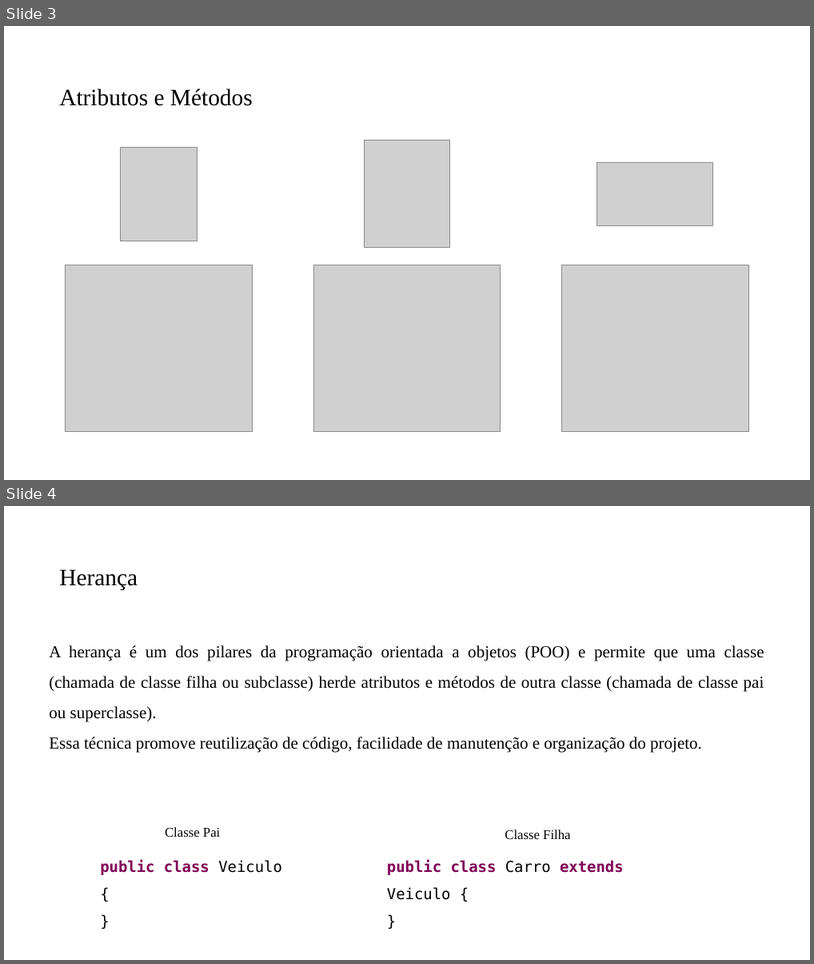
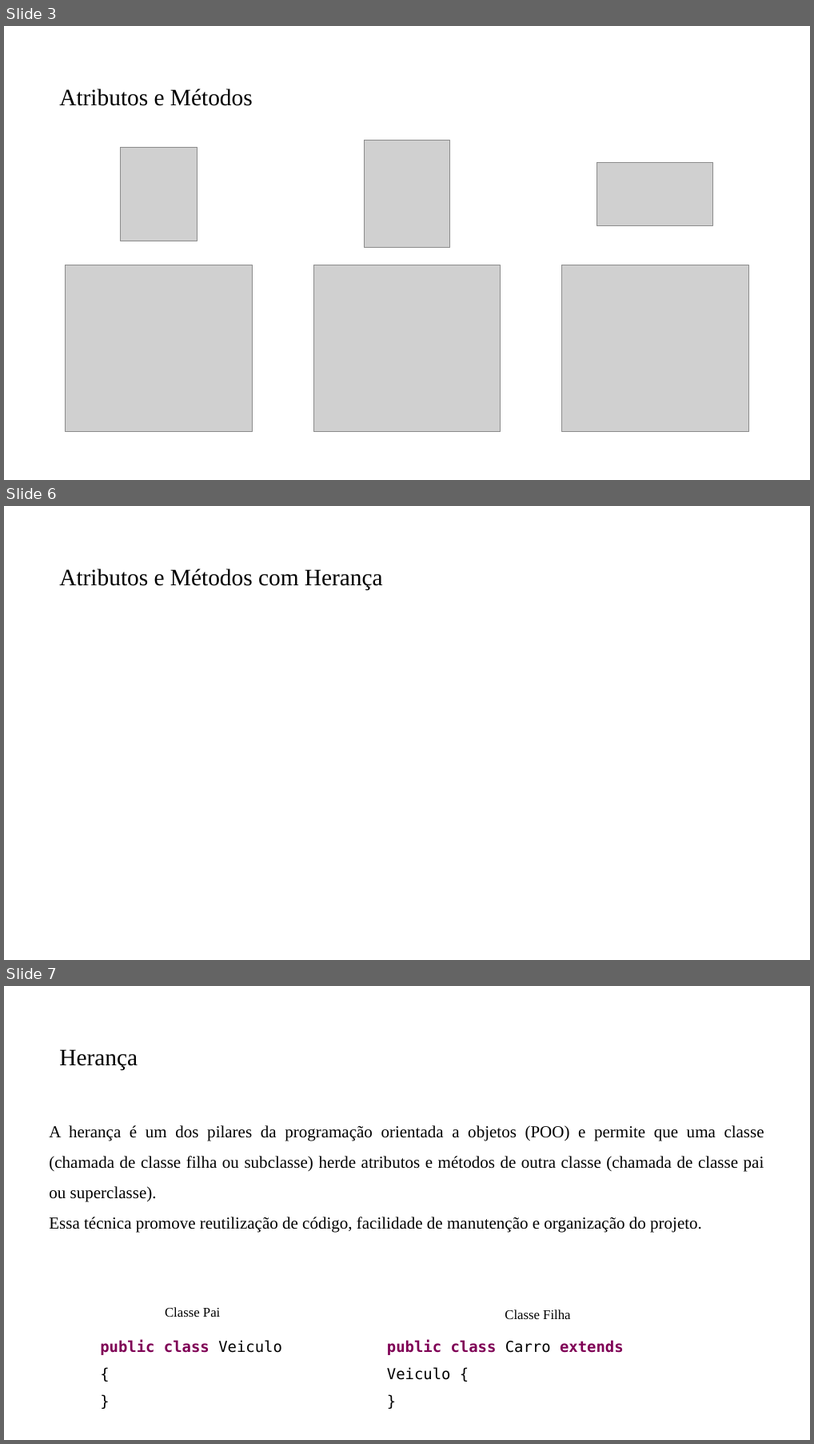
Before and after one commit to PedroMiho/UMC, a slide deck: Projeto de Software e Segurança da Informação - 2026/Projeto de Software/Aula07-HerançaPolimorfismo/Herança e Porlimosfismo.pptx. Shown one above the other, each under a label of ours: slides 3 and 4 before the commit, slides 3, 6 and 7 after it; the slides between them are not shown. The pictures are 814x964 and 814x1444 pixels, drawn with LibreOffice and Linux fonts; fonts in the diff are those of the drawing; grey boxes stand for pictures; background and template pictures are left out. Boxes give left, top, right and bottom in pixels: in the first picture for what was removed or moved away, otherwise in the second. Text is boxed around its words. In the diff, an @@ line names an element or a change of style, - is before the commit and + after.

```diff
--- a/Projeto de Software e Segurança da Informação - 2026/Projeto de Software/Aula07-HerançaPolimorfismo/Herança e Porlimosfismo.pptx
+++ b/Projeto de Software e Segurança da Informação - 2026/Projeto de Software/Aula07-HerançaPolimorfismo/Herança e Porlimosfismo.pptx
@@ slide 6 added at (x1=4, y1=506, x2=810, y2=960), background #FFFFFF @@
@@ title added at (x1=59, y1=568, x2=383, y2=591), 28 pt, text #000000 @@
+Atributos e Métodos com Herança
@@ what was slide 4 is now slide 7 @@
```
Also in this commit, not shown: 1 slide changed, 2 other slides added, 7 other files.
